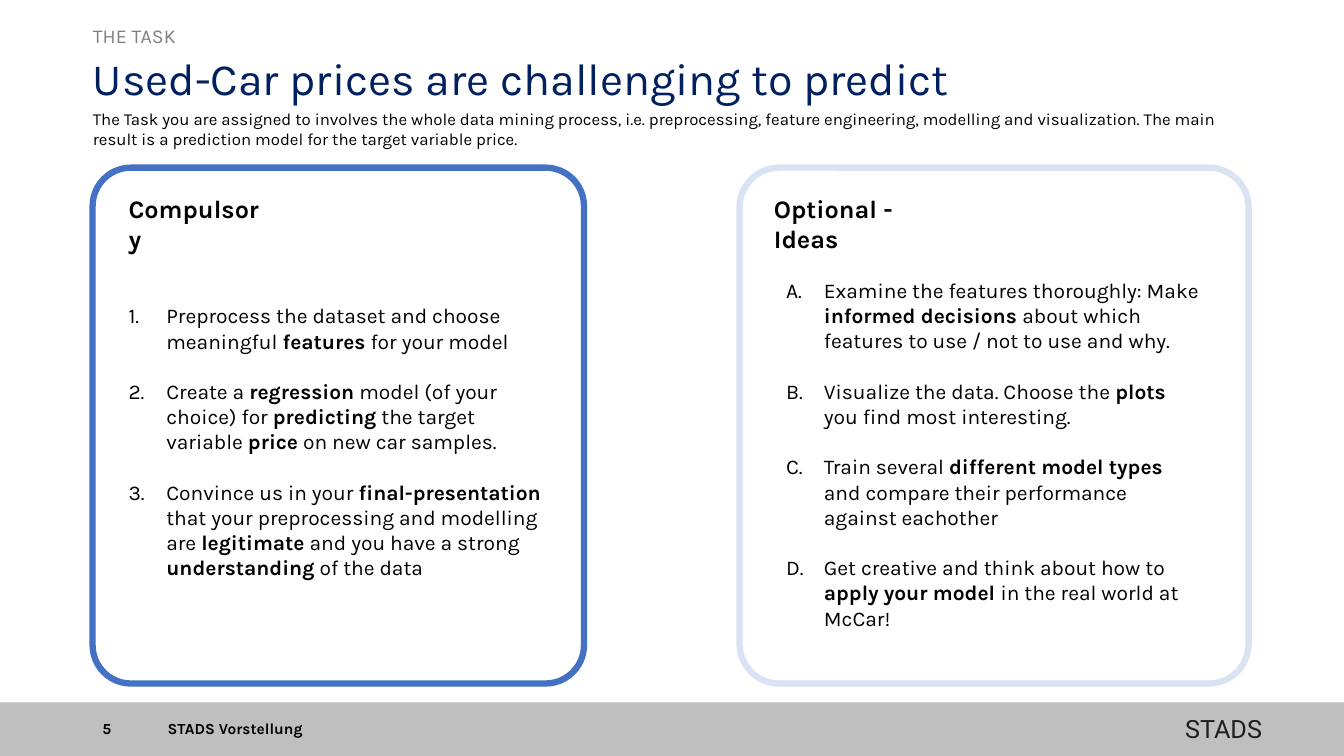
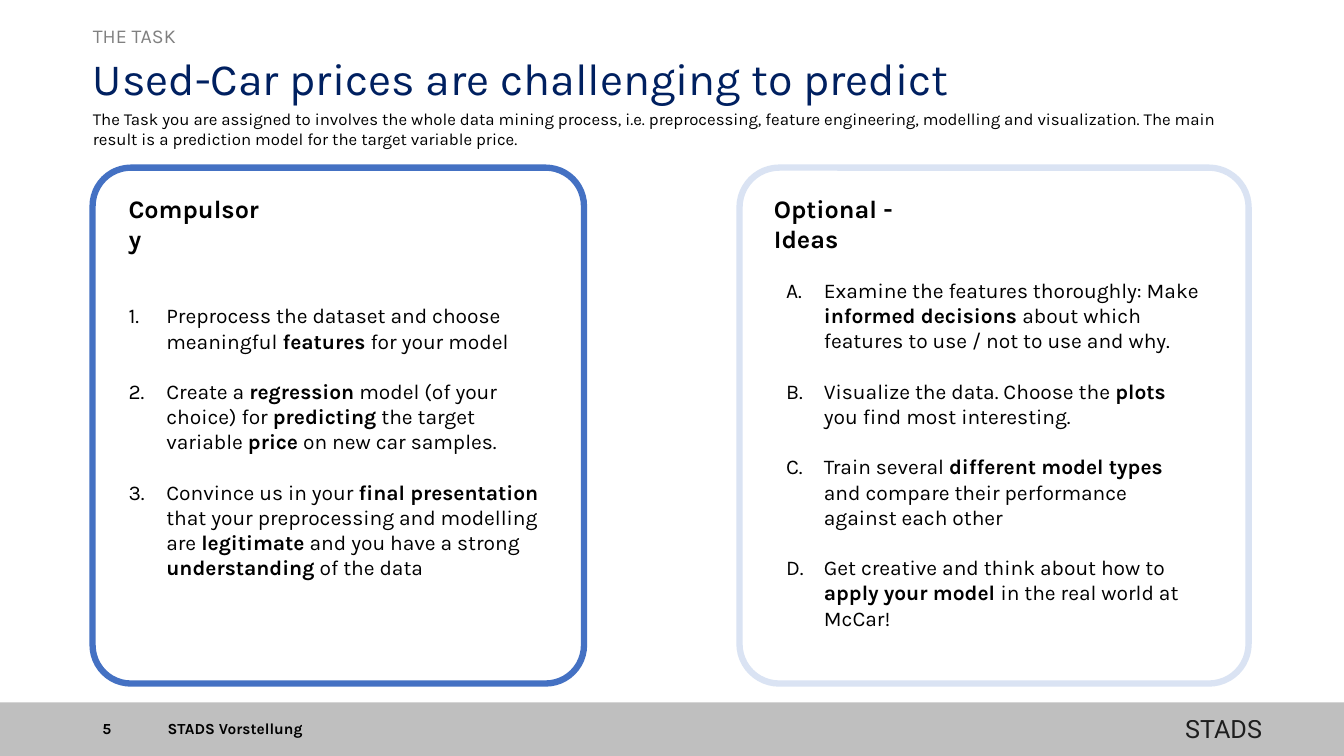
Before and after one commit to STADS-Mannheim/2023-HWS-Datathon-Challenge-McCar-Participant, a slide deck: slide 5 of STADS-McCar-Challenge.pptx. Drawn at 1344x756 pixels with LibreOffice and Linux fonts; fonts in the diff are those of the drawing; background and template pictures are left out. Boxes give left, top, right and bottom in pixels: in the first picture for what was removed or moved away, otherwise in the second. Text is boxed around its words. In the diff, an @@ line names an element or a change of style, - is before the commit and + after.

```diff
--- a/STADS-McCar-Challenge.pptx
+++ b/STADS-McCar-Challenge.pptx
@@ text at bbox=[824, 459, 1163, 530]: spaces changed @@
-C. Train several different model types and compare their performance against eachother
+C. Train several different model types and compare their performance against each other
@@ text at bbox=[166, 485, 538, 581]: text changed @@
-3. Convince us in your final-presentation that your preprocessing and modelling are legitimate and you have a strong understanding of the data
+3. Convince us in your final presentation that your preprocessing and modelling are legitimate and you have a strong understanding of the data
```
Also in this commit, not shown: 2 other slides changed.
